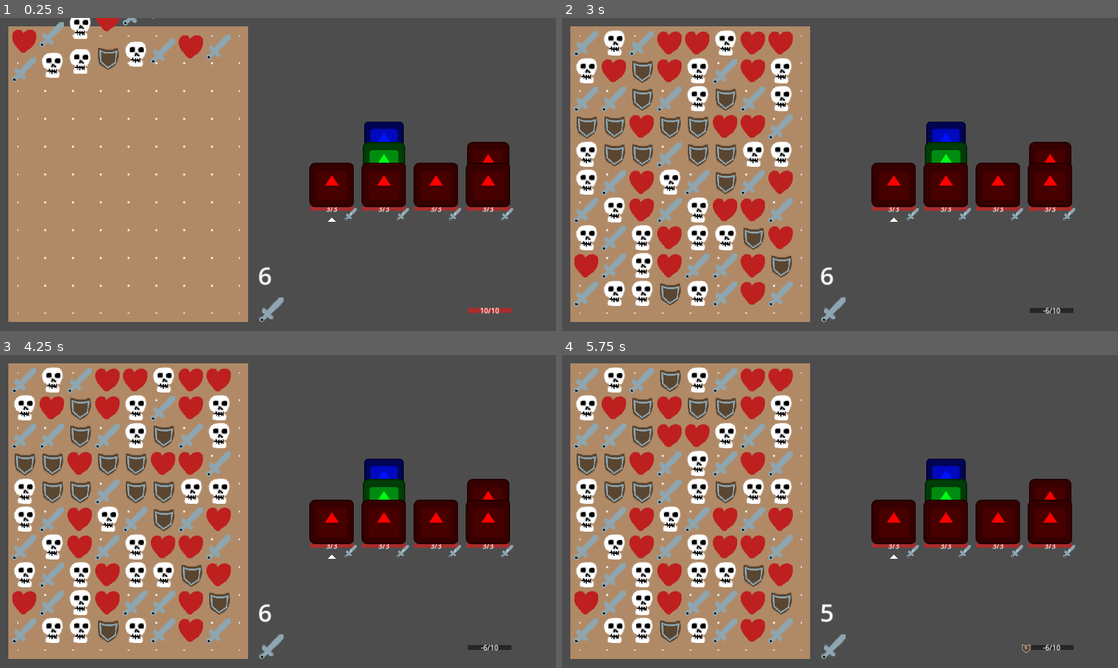
Above: before the commit, frames 1-4 (two rows, left to right).
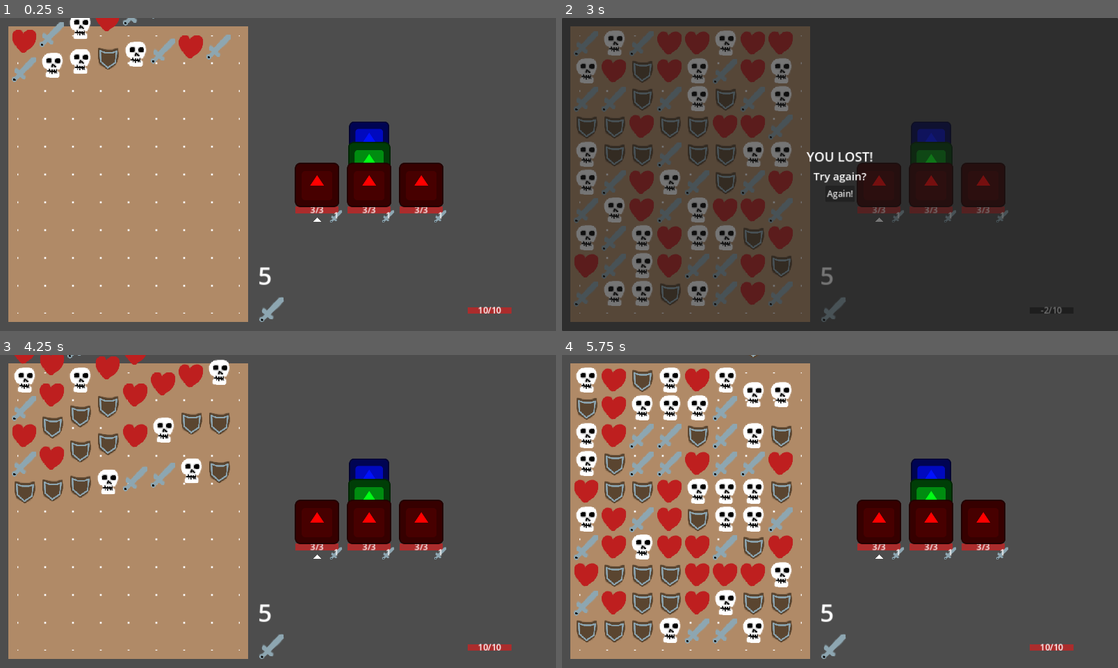
Above: after the commit, the same moments.

Repository: WcOnR/your-mom-is-the-dungeon-lord
Game: Godot game, scene res://game_objects/world.tscn
The game is run twice, just before and just after one commit, with the same random seed, the same clock (stepped at 60 frames per second) and the same inputs. The engine's default icon, where the game draws it, is replaced by a stand-in: a white triangle on a blue panel in a dark square.
Inputs (mouse positions are in pixels of both pictures, inside the frame that each line leads up to):
- Up to frame 1 (0.25 s): no input
- Up to frame 2 (3 s): click (834, 309) at 0.5 s; click (834, 309) at 1.25 s; click (834, 309) at 2 s; tap Enter at 2.75 s; move the mouse to (962, 158) at 2.77 s; press the mouse at (962, 158) at 2.78 s
- Up to frame 3 (4.25 s): release the mouse at (400, 495) at 3.5 s; click (278, 530) at 3.5 s, where only the run after the commit has a clickable "Again!"
- Up to frame 4 (5.75 s): move the mouse to (728, 527) at 4.27 s; click (728, 527) at 4.35 s; move the mouse to (895, 442) at 5.02 s; press the mouse at (895, 442) at 5.03 s

The runs differ from the first frame. In frame 1, 5.5% of the frame differs, in the area x 46-93%, y 33-95%; in frame 2, 97%, in the area x 0-100%, y 0-100%; in frame 3, 24%; in frame 4, 23%.

Commit message:
add mix action and restart screen

Diff:
--- a/game_objects/battle_game_mode.gd
+++ b/game_objects/battle_game_mode.gd
@@ -14,6 +14,7 @@
 const EXTRA_TURNS : int = 2
 
 signal turn_changed
+signal game_ends(bool)
 
 
 func _ready() -> void:
@@ -30,12 +31,14 @@
 	_line_holder.all_enemy_all_dead.connect(_on_win)
 	_health_comp.death.connect(_on_lose)
 	_field.gem_collapsed.connect(_next_turn)
+	GameInputManager.enabled = true
 	_start_round()
 
 
 func _end_game() -> void:
 	_line_holder.all_enemy_all_dead.disconnect(_on_win)
 	_health_comp.death.disconnect(_on_lose)
+	GameInputManager.enabled = false
 
 
 func _start_round() -> void:
@@ -64,8 +67,9 @@
 func _on_win() -> void:
 	print("you win")
 	_end_game()
-
+	game_ends.emit(true)
 
 func _on_lose() -> void:
 	print("you lose")
 	_end_game()
+	game_ends.emit(false)
--- a/game_objects/enemies/battle_line.gd
+++ b/game_objects/enemies/battle_line.gd
@@ -51,5 +51,5 @@
 	health_ui.sync_comp()
 
 
-func set_action(value : int, img : Texture2D) -> void:
-	health_ui.set_action(value, img)
+func set_action(value : int, img : Texture2D, force : bool = false) -> void:
+	health_ui.set_action(value, img, force)
--- a/game_objects/enemies/battle_preset.gd
+++ b/game_objects/enemies/battle_preset.gd
@@ -3,4 +3,3 @@
 @export var line1 : Array[EnemyData]
 @export var line2 : Array[EnemyData]
 @export var line3 : Array[EnemyData]
-@export var line4 : Array[EnemyData]
--- a/game_objects/enemies/combat_actions/attack_action.gd
+++ b/game_objects/enemies/combat_actions/attack_action.gd
@@ -4,15 +4,17 @@
 
 
 func on_plan(args : Array[Variant]) -> bool:
-	var base_attack : int = args[0]
+	var enemy_data : = args[0] as EnemyData
+	var base_attack : int = enemy_data.damage
 	var line : BattleLine = args[1] as BattleLine
 	line.set_action(base_attack, ICON)
 	return false
 
 
 func on_action(args : Array[Variant]) -> bool:
-	var base_attack : int = args[0]
-	print("on attack ", base_attack)
+	var enemy_data : = args[0] as EnemyData
+	var base_attack : int = enemy_data.damage
+	#print("on attack ", base_attack)
 	var player : Player = args[1] as Player
 	player.health_comp.apply_damage(base_attack)
 	return false
--- /dev/null
+++ b/game_objects/enemies/combat_actions/mix_field_action.gd
@@ -0,0 +1,16 @@
+class_name MixFieldAction extends RefCounted
+
+const ICON : Texture2D = preload("res://game_objects/enemies/combat_actions/mix.png")
+
+
+func on_plan(args : Array[Variant]) -> bool:
+	var line : BattleLine = args[1] as BattleLine
+	line.set_action(0, ICON, true)
+	return false
+
+
+func on_action(args : Array[Variant]) -> bool:
+	var player : Player = args[1] as Player
+	var game_mode := player.get_tree().get_first_node_in_group("GameMode") as BattleGameMode
+	game_mode._field.reshuffle()
+	return false
--- /dev/null
+++ b/game_objects/enemies/combat_actions/mix_field_action.tres
@@ -0,0 +1,9 @@
+[gd_resource type="Resource" script_class="Action" load_steps=3 format=3 uid="uid://o10377evkcr4"]
+
+[ext_resource type="Script" path="res://game_objects/enemies/combat_actions/mix_field_action.gd" id="1_76ly8"]
+[ext_resource type="Script" path="res://game_systems/action.gd" id="2_w0had"]
+
+[resource]
+script = ExtResource("2_w0had")
+behavior = ExtResource("1_76ly8")
+args = []
--- a/game_objects/enemies/enemy.gd
+++ b/game_objects/enemies/enemy.gd
@@ -17,8 +17,8 @@
 
 func plan_next_attack(line : BattleLine) -> void:
 	next_action = enemy_data.actions.pick_random() as Action
-	next_action.run(ON_PLAN, [enemy_data.damage, line])
+	next_action.run(ON_PLAN, [enemy_data, line])
 
 
 func attack(player : Player):
-	next_action.run(ON_ACTION, [enemy_data.damage, player])
+	next_action.run(ON_ACTION, [enemy_data, player])
--- a/game_objects/enemies/line_holder.gd
+++ b/game_objects/enemies/line_holder.gd
@@ -5,7 +5,7 @@
 
 signal all_enemy_all_dead
 
-@onready var lines : Array[BattleLine] = [$Line, $Line2, $Line3, $Line4]
+@onready var lines : Array[BattleLine] = [$Line, $Line2, $Line3]
 var selected_line : int = -1
 var _player : Player = null
 
@@ -16,7 +16,7 @@
 
 
 func spawn_enemies() -> void:
-	var enemy_data := [battle.line1, battle.line2, battle.line3, battle.line4]
+	var enemy_data := [battle.line1, battle.line2, battle.line3]
 	var i := 0
 	while i < lines.size():
 		lines[i].set_enemies(enemy_data[i])
--- a/game_objects/enemies/line_holder.tscn
+++ b/game_objects/enemies/line_holder.tscn
@@ -15,6 +15,3 @@
 
 [node name="Line3" parent="." instance=ExtResource("1_5g3ba")]
 position = Vector2(240, 0)
-
-[node name="Line4" parent="." instance=ExtResource("1_5g3ba")]
-position = Vector2(360, 0)
--- a/game_objects/enemies/presets/base_battle.tres
+++ b/game_objects/enemies/presets/base_battle.tres
@@ -1,10 +1,11 @@
-[gd_resource type="Resource" script_class="BattlePreset" load_steps=9 format=3 uid="uid://deswhayq4p0xv"]
+[gd_resource type="Resource" script_class="BattlePreset" load_steps=10 format=3 uid="uid://deswhayq4p0xv"]
 
 [ext_resource type="Script" path="res://game_objects/enemies/enemy_data.gd" id="1_nfypd"]
 [ext_resource type="Resource" uid="uid://r5xxbsm8oy84" path="res://game_objects/enemies/presets/base_enemy.tres" id="2_b41js"]
 [ext_resource type="Script" path="res://game_objects/enemies/battle_preset.gd" id="2_i8u5x"]
 [ext_resource type="Script" path="res://game_systems/action.gd" id="3_je1dy"]
 [ext_resource type="Resource" uid="uid://b7ppmjtpgmbll" path="res://game_objects/enemies/combat_actions/attack_action.tres" id="4_ojjdq"]
+[ext_resource type="Resource" uid="uid://o10377evkcr4" path="res://game_objects/enemies/combat_actions/mix_field_action.tres" id="5_igk8a"]
 
 [sub_resource type="Resource" id="Resource_6bgx8"]
 script = ExtResource("1_nfypd")
@@ -17,7 +18,7 @@
 script = ExtResource("1_nfypd")
 max_health = 5
 damage = 3
-actions = Array[ExtResource("3_je1dy")]([ExtResource("4_ojjdq")])
+actions = Array[ExtResource("3_je1dy")]([ExtResource("5_igk8a")])
 color = Color(0, 1, 0.0833333, 1)
 
 [sub_resource type="Resource" id="Resource_tum7m"]
@@ -32,4 +33,3 @@
 line1 = Array[ExtResource("1_nfypd")]([ExtResource("2_b41js")])
 line2 = Array[ExtResource("1_nfypd")]([SubResource("Resource_6bgx8"), SubResource("Resource_tqsjb"), SubResource("Resource_tum7m")])
 line3 = Array[ExtResource("1_nfypd")]([ExtResource("2_b41js")])
-line4 = Array[ExtResource("1_nfypd")]([ExtResource("2_b41js"), ExtResource("2_b41js")])
--- a/game_objects/field/field.gd
+++ b/game_objects/field/field.gd
@@ -72,6 +72,14 @@
 
 func enable_input(_enable_input : bool) -> void:
 	_enabled = _enable_input
+
+
+func reshuffle() -> void:
+	grid.reshuffle()
+	for x in size.x:
+		for y in size.y:
+			var cell_id := Vector2i(x, y)
+			grid.get_gem(cell_id).position = get_cell_position(cell_id)
 
 
 func _on_click_action(data : ClickData) -> void:
--- a/game_objects/field/grid.gd
+++ b/game_objects/field/grid.gd
@@ -11,6 +11,26 @@
 			grid.append(null)
 
 
+func reshuffle() -> void:
+	for x in _size.x :
+		for y in _size.y :
+			var cell_id : int = _size.y * x + y
+			var ran : int = randi_range(0, _size.y * _size.x - 1)
+			_swap_gem(cell_id, ran)
+
+
+func _swap_gem(from : int, to : int) -> void:
+	if from == to:
+		return
+	var tmp := grid[from]
+	var tmp_0 := grid[from]._cell_id
+	var tmp_1 := grid[to]._cell_id
+	grid[from] = grid[to]
+	grid[from].reset_cell_id(tmp_0)
+	grid[to] = tmp
+	grid[to].reset_cell_id(tmp_1)
+
+
 func set_gem(gem : Gem, id : Vector2i) -> void:
 	grid[_size.y * id.x + id.y] = gem
 
--- a/game_objects/gems/gem.gd
+++ b/game_objects/gems/gem.gd
@@ -19,6 +19,13 @@
 	_field = field
 	_gem_type = gem_type
 	icon.texture = gem_type.texture
+	try_block()
+
+
+func reset_cell_id(cell_id : Vector2i) -> void:
+	_cell_id = cell_id
+	_target_cell = Field.INVALID_ID
+	_blocked_id = Field.INVALID_ID
 	try_block()
 
 
--- a/game_objects/world.tscn
+++ b/game_objects/world.tscn
@@ -1,5 +1,6 @@
-[gd_scene load_steps=7 format=3 uid="uid://dl27d14vu5tdv"]
+[gd_scene load_steps=8 format=3 uid="uid://dl27d14vu5tdv"]
 
+[ext_resource type="PackedScene" uid="uid://bnca6y1kigsrx" path="res://ui/restart_screen.tscn" id="4_6cwhi"]
 [ext_resource type="PackedScene" uid="uid://cfol48c4emuyb" path="res://ui/hud.tscn" id="6_neynh"]
 [ext_resource type="PackedScene" uid="uid://cd0bt5xyril8k" path="res://game_objects/field/field.tscn" id="6_vodr4"]
 [ext_resource type="Script" path="res://game_objects/battle_game_mode.gd" id="6_xjlon"]
@@ -10,6 +11,7 @@
 [node name="World" type="Node2D"]
 
 [node name="Polygon2D" type="Polygon2D" parent="."]
+z_index = -2
 color = Color(0.693841, 0.544613, 0.406277, 1)
 polygon = PackedVector2Array(20, 20, 572, 20, 572, 700, 20, 700)
 
@@ -27,13 +29,17 @@
 game_mode = NodePath("../../GameMode")
 player = NodePath("../../Player")
 
+[node name="RestartScreen" parent="CanvasLayer" instance=ExtResource("4_6cwhi")]
+visible = false
+game_mode = NodePath("../../GameMode")
+
 [node name="Player" parent="." instance=ExtResource("7_0vfua")]
 
 [node name="LineHolder" parent="." instance=ExtResource("8_8i71o")]
-position = Vector2(764, 384)
+position = Vector2(730, 384)
 player = NodePath("../Player")
 
-[node name="GameMode" type="Node" parent="."]
+[node name="GameMode" type="Node" parent="." groups=["GameMode"]]
 script = ExtResource("6_xjlon")
 line_holder = NodePath("../LineHolder")
 player = NodePath("../Player")
--- a/project.godot
+++ b/project.godot
@@ -25,6 +25,10 @@
 window/size/viewport_height=720
 window/stretch/mode="canvas_items"
 
+[global_group]
+
+GameMode=""
+
 [input]
 
 click={
--- a/system/game_input_manager.gd
+++ b/system/game_input_manager.gd
@@ -1,4 +1,6 @@
 class_name GameInputManager extends Node
+
+static var enabled : bool = true
 
 var click_data : ClickData = null
 
@@ -6,6 +8,8 @@
 signal on_click_end(ClickData)
 
 func _input(event: InputEvent) -> void:
+	if not enabled:
+		return
 	if event.is_action_pressed("click"):
 		click_data = ClickData.new()
 		click_data.start_position = get_viewport().get_mouse_position()
--- a/ui/action_ui.gd
+++ b/ui/action_ui.gd
@@ -5,6 +5,7 @@
 @onready var img : TextureRect = $ActionImg
 @onready var value_label : Label = $ActionImg/ActionLabel
 
+var show_img_with_zero : bool = false
 
 func _ready() -> void:
 	set_img(default_texture)
@@ -16,5 +17,6 @@
 
 
 func set_value(value : float) -> void:
-	visible = value > 0
+	visible = value == 0 and show_img_with_zero or value > 0
+	value_label.visible = value > 0
 	value_label.text = str(value)
--- a/ui/action_ui.tscn
+++ b/ui/action_ui.tscn
@@ -22,7 +22,7 @@
 anchor_bottom = 1.0
 grow_horizontal = 2
 grow_vertical = 2
-theme_override_font_sizes/font_size = 10
+theme_override_font_sizes/font_size = 20
 text = "10"
 horizontal_alignment = 1
 vertical_alignment = 1
--- a/ui/health_comp_ui.gd
+++ b/ui/health_comp_ui.gd
@@ -23,7 +23,8 @@
 	health_comp.shield_changed.connect(_on_shield_changed)
 
 
-func set_action(value : int, img : Texture2D) -> void:
+func set_action(value : int, img : Texture2D, force : bool = false) -> void:
+	action_ui.show_img_with_zero = force
 	action_ui.set_value(value)
 	action_ui.set_img(img)
 
--- a/ui/health_comp_ui.tscn
+++ b/ui/health_comp_ui.tscn
@@ -23,7 +23,7 @@
 layout_mode = 2
 
 [node name="Container" type="MarginContainer" parent="Container2/MarginContainer"]
-custom_minimum_size = Vector2(100, 10)
+custom_minimum_size = Vector2(100, 15)
 layout_mode = 2
 size_flags_horizontal = 4
 size_flags_vertical = 4
@@ -48,6 +48,7 @@
 offset_bottom = 11.5
 grow_horizontal = 2
 grow_vertical = 2
+theme_override_font_sizes/font_size = 20
 text = "10/10"
 horizontal_alignment = 1
 vertical_alignment = 1
--- /dev/null
+++ b/ui/restart_screen.gd
@@ -0,0 +1,21 @@
+extends Control
+
+@export var game_mode : NodePath
+@onready var label : Label = $Panel/VBoxContainer/WinLabel
+
+
+# Called when the node enters the scene tree for the first time.
+func _ready() -> void:
+	var gm := get_node(game_mode) as BattleGameMode
+	gm.game_ends.connect(_on_game_ends)
+	pass # Replace with function body.
+
+
+# Called every frame. 'delta' is the elapsed time since the previous frame.
+func _on_game_ends(_win : bool) -> void:
+	visible = true
+	label.text = "YOU WIN!" if _win else "YOU LOST!"
+
+
+func _on_button_pressed() -> void:
+	get_tree().reload_current_scene()
--- /dev/null
+++ b/ui/restart_screen.tscn
@@ -0,0 +1,49 @@
+[gd_scene load_steps=2 format=3 uid="uid://bnca6y1kigsrx"]
+
+[ext_resource type="Script" path="res://ui/restart_screen.gd" id="1_eu2wk"]
+
+[node name="RestartScreen" type="Control"]
+layout_mode = 3
+anchors_preset = 15
+anchor_right = 1.0
+anchor_bottom = 1.0
+grow_horizontal = 2
+grow_vertical = 2
+script = ExtResource("1_eu2wk")
+
+[node name="Panel" type="Panel" parent="."]
+layout_mode = 1
+anchors_preset = 15
+anchor_right = 1.0
+anchor_bottom = 1.0
+grow_horizontal = 2
+grow_vertical = 2
+
+[node name="VBoxContainer" type="VBoxContainer" parent="Panel"]
+layout_mode = 1
+anchors_preset = 14
+anchor_top = 0.5
+anchor_right = 1.0
+anchor_bottom = 0.5
+grow_horizontal = 2
+grow_vertical = 2
+
+[node name="WinLabel" type="Label" parent="Panel/VBoxContainer"]
+layout_mode = 2
+theme_override_font_sizes/font_size = 30
+text = "YOU WIN!"
+horizontal_alignment = 1
+
+[node name="Label" type="Label" parent="Panel/VBoxContainer"]
+layout_mode = 2
+size_flags_horizontal = 4
+theme_override_font_sizes/font_size = 25
+text = "Try again?"
+
+[node name="Button" type="Button" parent="Panel/VBoxContainer"]
+layout_mode = 2
+size_flags_horizontal = 4
+theme_override_font_sizes/font_size = 20
+text = "Again!"
+
+[connection signal="pressed" from="Panel/VBoxContainer/Button" to="." method="_on_button_pressed"]
Binary file added: game_objects/enemies/combat_actions/mix.png
Not shown, added: game_objects/enemies/combat_actions/mix.png.import
Binary file added: ui/target.png
Not shown, added: ui/target.png.import
